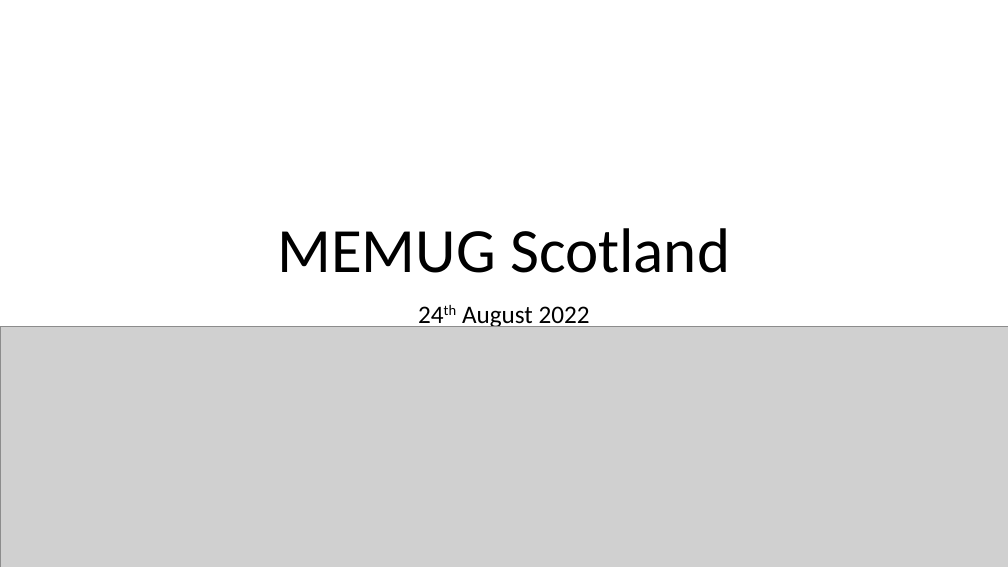
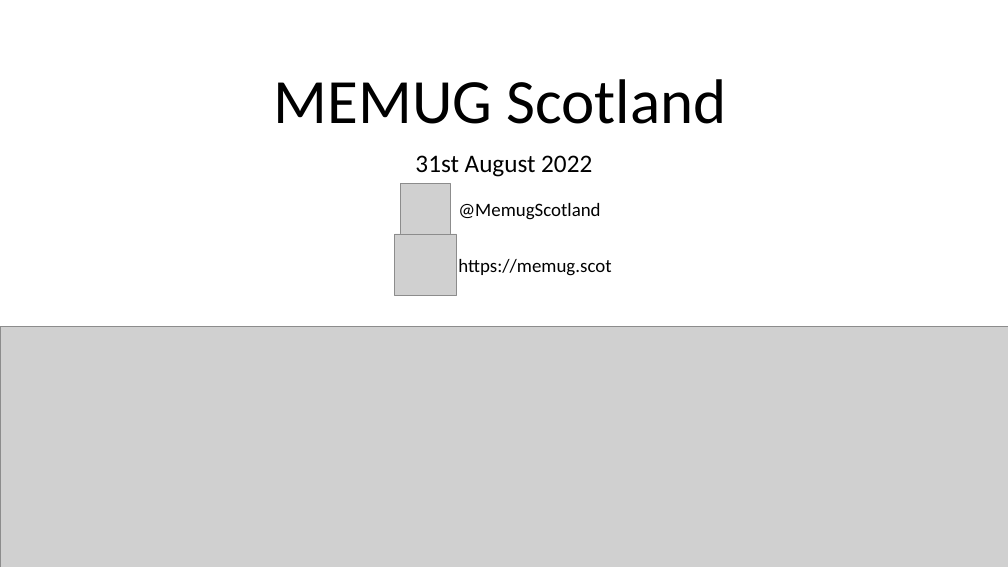
Before and after one commit to smcallister594/memugscotland, a slide deck: slide 1 of MEMUGScotland-Resources/Slides/31st-August-2022.pptx. Drawn at 1008x567 pixels with LibreOffice and Linux fonts; fonts in the diff are those of the drawing; grey boxes stand for pictures. Boxes give left, top, right and bottom in pixels: in the first picture for what was removed or moved away, otherwise in the second. Text is boxed around its words. In the diff, an @@ line names an element or a change of style, - is before the commit and + after.

Commit message:
updated slides

```diff
--- a/MEMUGScotland-Resources/Slides/31st-August-2022.pptx
+++ b/MEMUGScotland-Resources/Slides/31st-August-2022.pptx
@@ title "MEMUG Scotland": place and size @@
-title "MEMUG Scotland" at [277,228,730,273]
+title "MEMUG Scotland" at [274,79,727,124]
@@ subtitle at [415,155,592,177]: text changed @@
-24th August 2022
+31st August 2022
@@ picture added at [401,184,451,234] @@
@@ text added at [458,203,600,220], 18 pt, text #000000 @@
+@MemugScotland
@@ picture added at [395,234,457,296] @@
@@ text added at [458,259,611,276], 18 pt, text #000000 @@
+https://memug.scot
```
Also in this commit, not shown: 3 other slides changed, 3 slides added, 5 other files.
